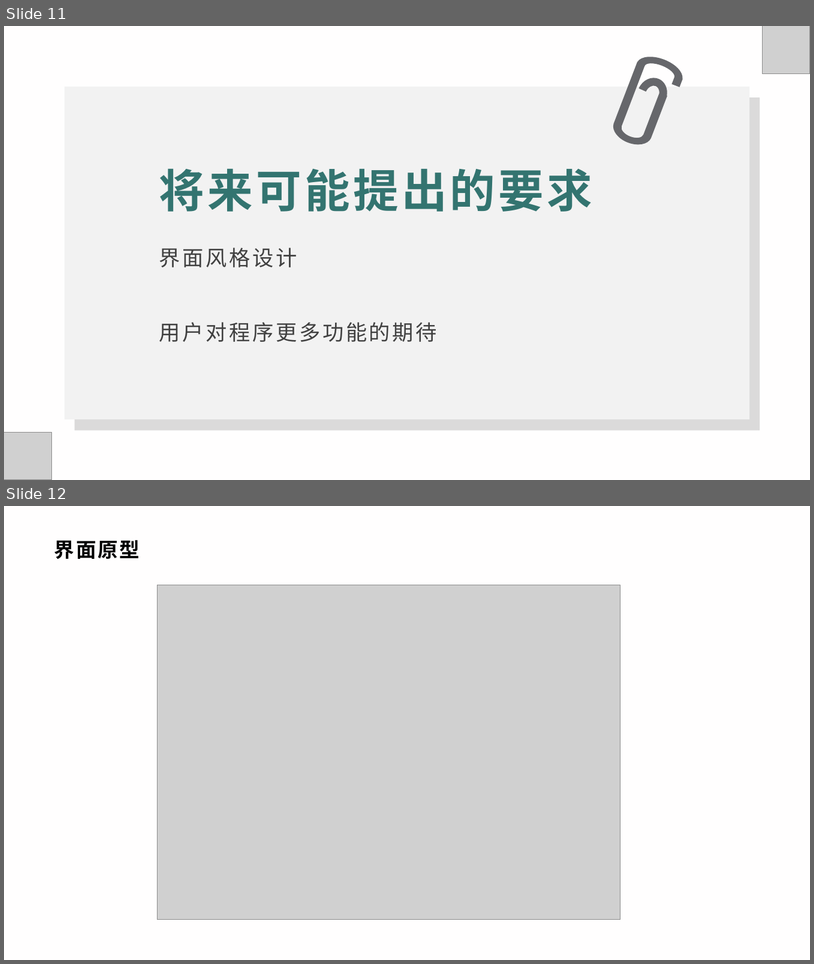
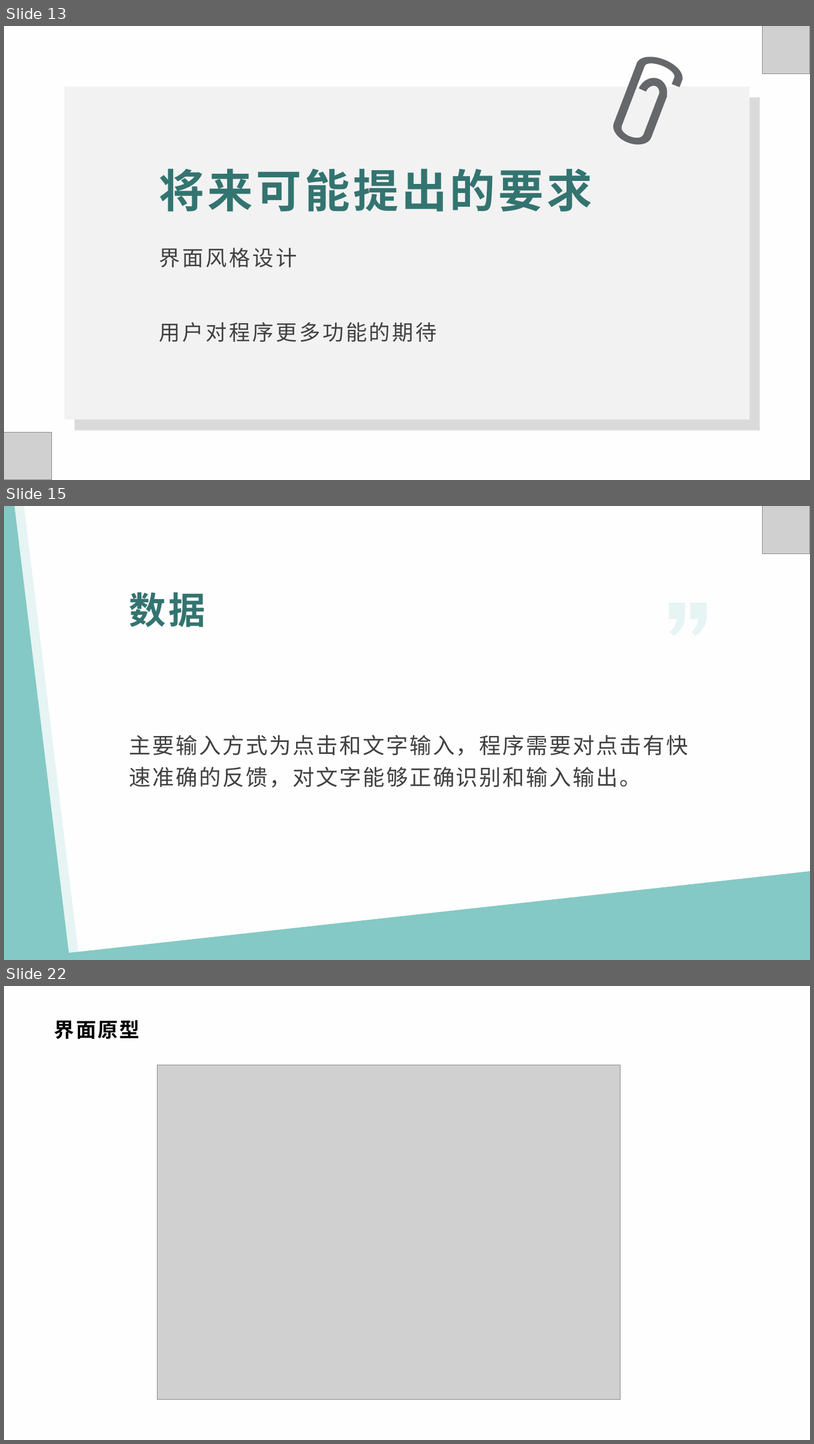
Before and after one commit to xlisses/ruang, a slide deck: Requirement_Statements/需求分析.pptx. Shown one above the other, each under a label of ours: slides 11 and 12 before the commit, slides 13, 15 and 22 after it; the slides between them are not shown. The pictures are 814x964 and 814x1444 pixels, drawn with LibreOffice and Linux fonts; fonts in the diff are those of the drawing; grey boxes stand for pictures; background and template pictures are left out. Boxes give left, top, right and bottom in pixels: in the first picture for what was removed or moved away, otherwise in the second. Text is boxed around its words. In the diff, an @@ line names an element or a change of style, - is before the commit and + after.

```diff
--- a/Requirement_Statements/需求分析.pptx
+++ b/Requirement_Statements/需求分析.pptx
@@ slide 15 added at (4,506,810,960), background #FFFEFE @@
@@ freeform shape added at (4,506,70,960), fill #84C9C5 @@
@@ freeform shape added at (14,506,80,960), fill #E6F4F3 @@
@@ picture added at (763,506,810,554) @@
@@ text added at (129,592,206,627), 44 pt, text #337470, bold @@
+数据
@@ freeform shape added at (669,603,686,636), fill #E6F4F3 @@
@@ freeform shape added at (690,603,707,636), fill #E6F4F3 @@
@@ text added at (129,735,689,787), 26 pt, text #404040 @@
+主要输入方式为点击和文字输入，程序需要对点击有快速准确的反馈，对文字能够正确识别和输入输出。
@@ right triangle added at (4,871,810,960), fill #84C9C5 @@
@@ freeform shape added at (737,895,810,960), fill #7FB1E0 @@
@@ picture added at (4,912,52,960) @@
@@ what was slide 11 is now slide 13 @@
@@ what was slide 12 is now slide 22 @@
```
Also in this commit, not shown: 2 slides changed, 10 other slides added.
